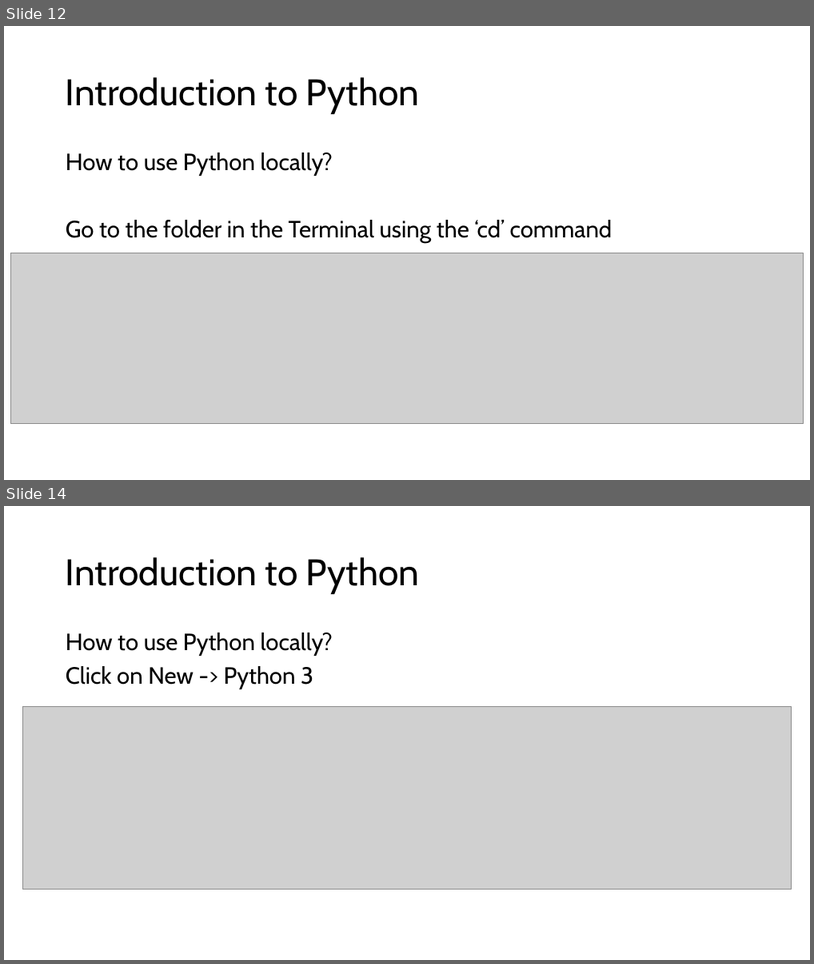
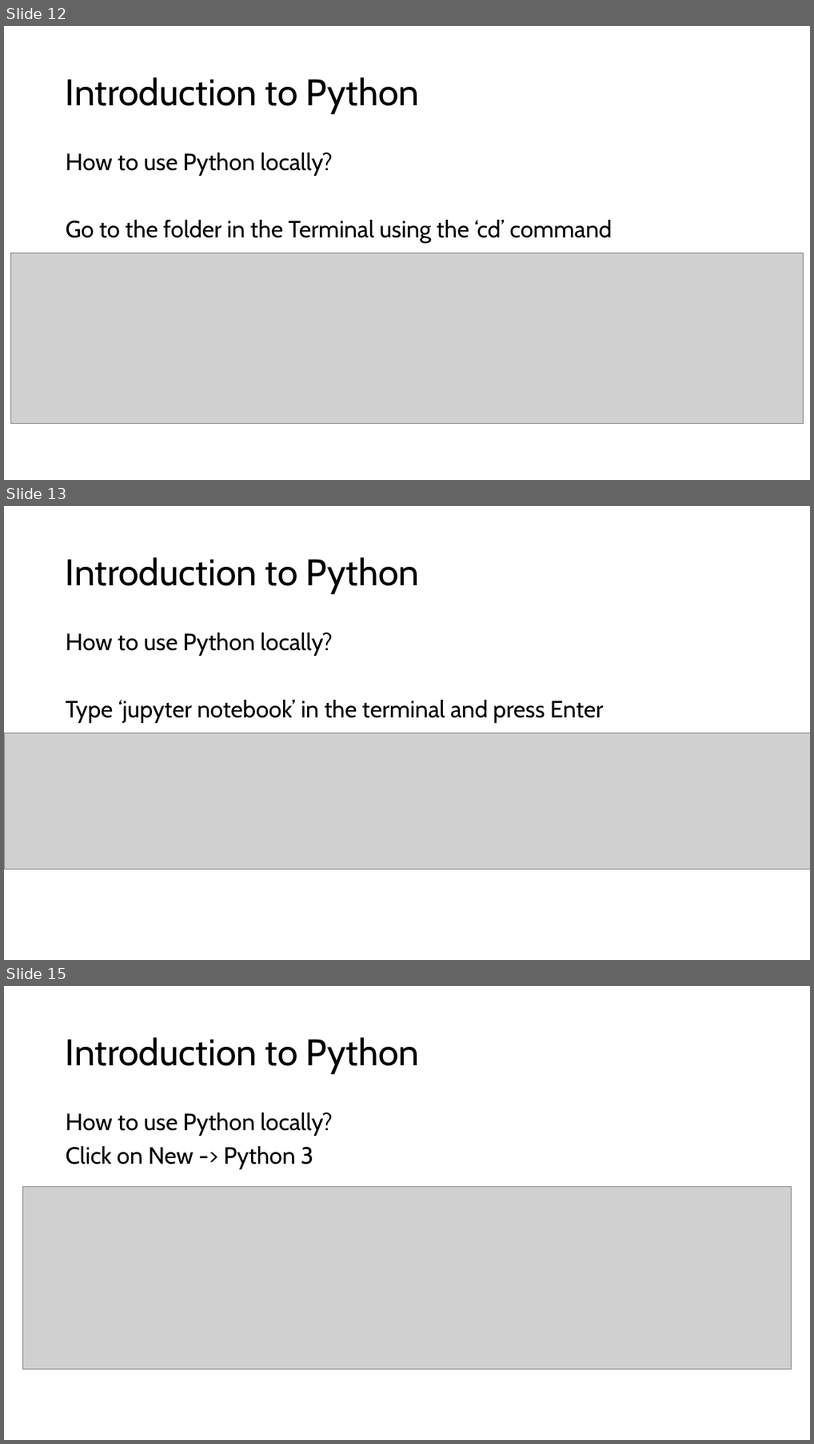
Before and after one commit to dguari1/AIforMovementScience, a slide deck: How to use Python.pptx. Shown one above the other, each under a label of ours: slides 12 and 14 before the commit, slides 12, 13 and 15 after it; the slides between them are not shown. The pictures are 814x964 and 814x1444 pixels, drawn with LibreOffice and Linux fonts; fonts in the diff are those of the drawing; grey boxes stand for pictures. Boxes give left, top, right and bottom in pixels: in the first picture for what was removed or moved away, otherwise in the second. Text is boxed around its words. In the diff, an @@ line names an element or a change of style, - is before the commit and + after.

```diff
--- a/How to use Python.pptx
+++ b/How to use Python.pptx
@@ slide 13 added at [4, 506, 810, 960], background #FFFFFF @@
@@ title added at [66, 557, 420, 594], 44 pt, text #000000 @@
+Introduction to Python
@@ text added at [66, 632, 603, 723], 28 pt, text #000000 @@
+How to use Python locally?
+Type ‘jupyter notebook’ in the terminal and press Enter
@@ picture added at [4, 733, 810, 868] @@
@@ what was slide 14 is now slide 15 @@
```
Also in this commit, not shown: 6 slides changed, 32 other files.
